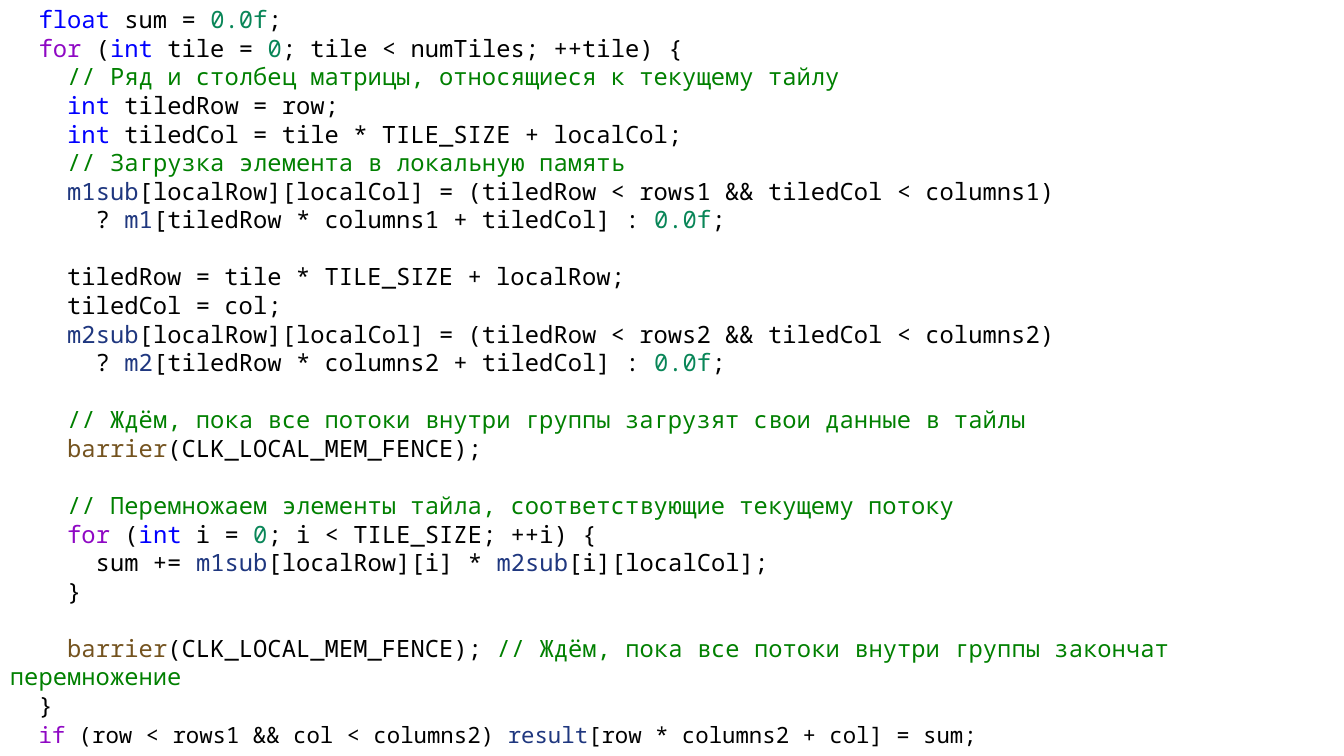
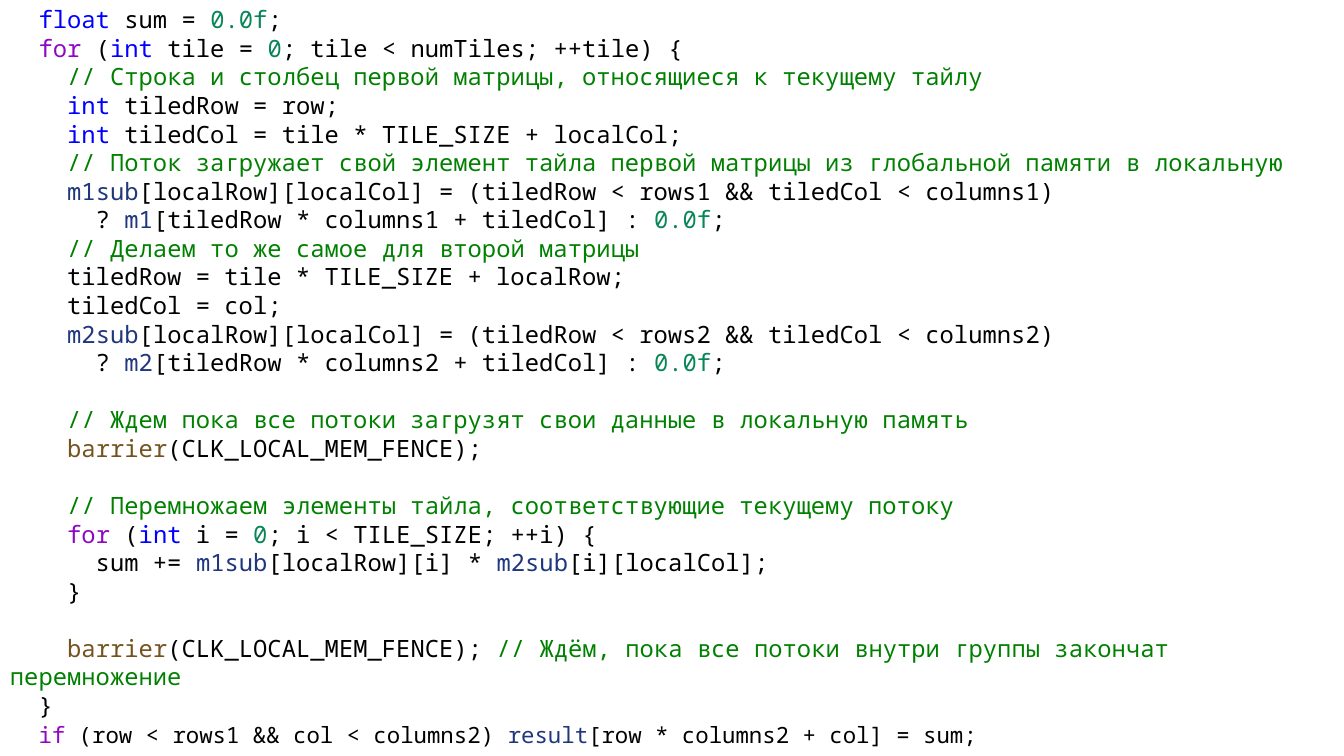
Before and after one commit to alexey-malov/pc, a slide deck: slide 53 of lectures/13/Open CL.pptx (slide 36 before the commit). Drawn at 1344x756 pixels with LibreOffice and Linux fonts; fonts in the diff are those of the drawing. Boxes give left, top, right and bottom in pixels: in the first picture for what was removed or moved away, otherwise in the second. Text is boxed around its words. In the diff, an @@ line names an element or a change of style, - is before the commit and + after.

```diff
--- a/lectures/13/Open CL.pptx
+++ b/lectures/13/Open CL.pptx
@@ text at [110,67,982,91]: text changed @@
-// Ряд и столбец матрицы, относящиеся к текущему тайлу
+// Строка и столбец первой матрицы, относящиеся к текущему тайлу
@@ text at [110,153,1283,177]: text changed @@
-// Загрузка элемента в локальную память
+// Поток загружает свой элемент тайла первой матрицы из глобальной памяти в локальную
@@ text at [110,239,639,263]: paragraph added @@
+// Делаем то же самое для второй матрицы
@@ text at [110,411,968,434]: text changed @@
-// Ждём, пока все потоки внутри группы загрузят свои данные в тайлы
+// Ждем пока все потоки загрузят свои данные в локальную память
```
Also in this commit, not shown: 18 other slides changed, 29 slides added, 3 slides removed.
